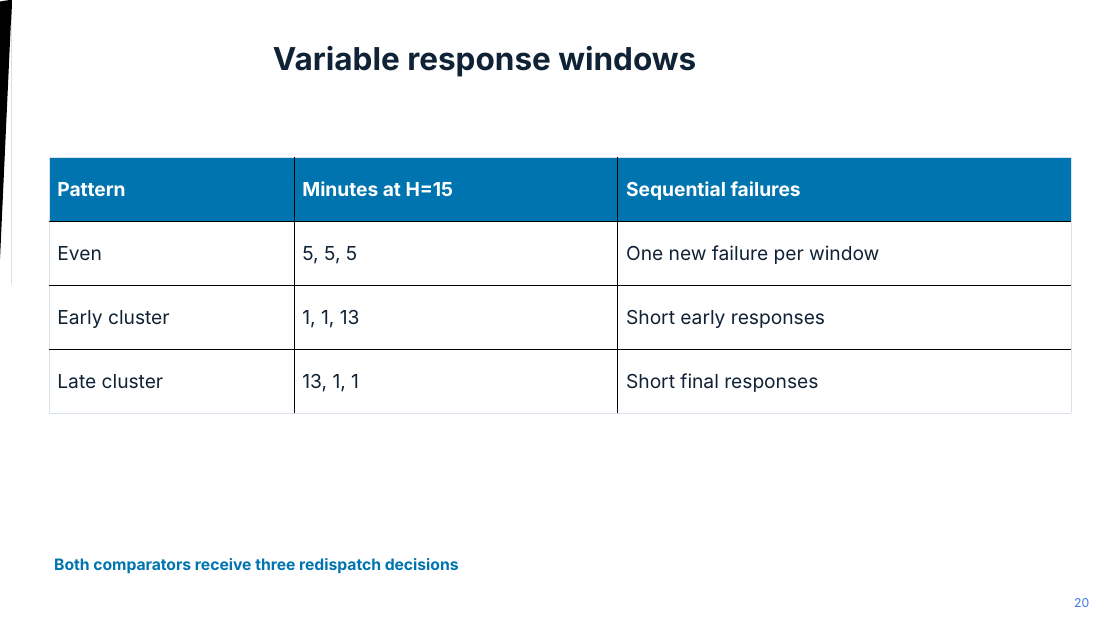
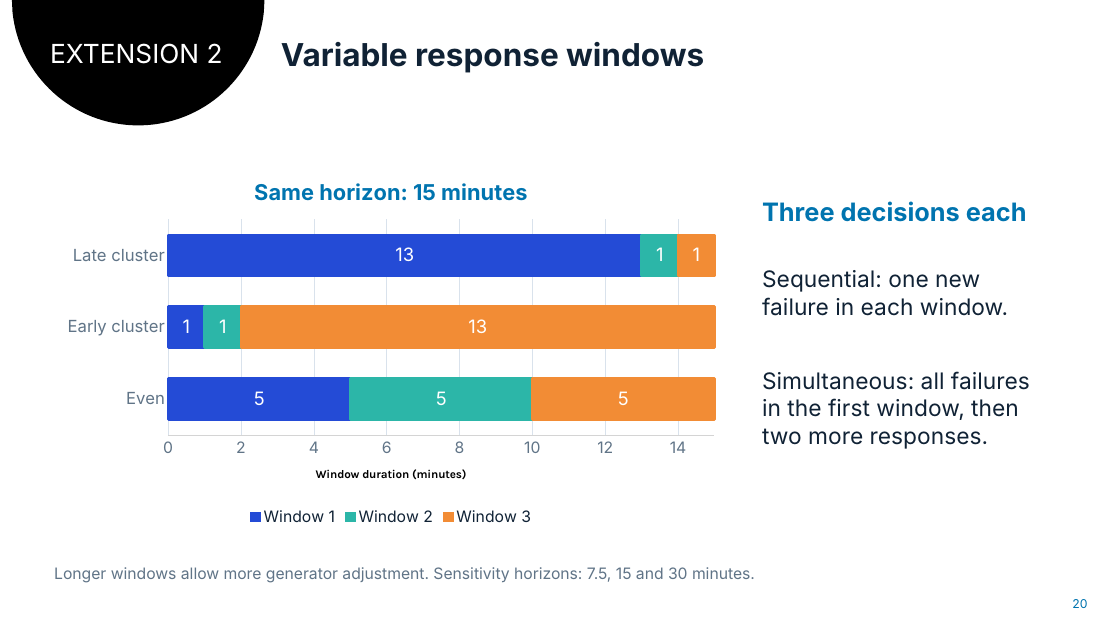
Before and after one commit to Adventurist2/CS637, a slide deck: slide 20 of group-sequin/output/presentation/SEQUIN_Original_Slides_With_Part2.pptx. Drawn at 1120x630 pixels with LibreOffice and Linux fonts; fonts in the diff are those of the drawing. Boxes give left, top, right and bottom in pixels: in the first picture for what was removed or moved away, otherwise in the second. Text is boxed around its words. In the diff, an @@ line names an element or a change of style, - is before the commit and + after.

```diff
--- a/group-sequin/output/presentation/SEQUIN_Original_Slides_With_Part2.pptx
+++ b/group-sequin/output/presentation/SEQUIN_Original_Slides_With_Part2.pptx
@@ text added at (50, 43, 223, 64), 22.5 pt, text #FFFFFF @@
+EXTENSION 2
@@ text "Variable response windows": place and size @@
-text "Variable response windows" at (273, 46, 696, 77)
+text "Variable response windows" at (281, 42, 704, 73)
@@ table removed at (49, 158, 1071, 413), 4 rows, 3 columns @@
-Pattern | Minutes at H=15 | Sequential failures
-Even | 5, 5, 5 | One new failure per window
-Early cluster | 1, 1, 13 | Short early responses
-Late cluster | 13, 1, 1 | Short final responses
@@ bar stacked chart added at (55, 161, 728, 530) @@
+title "Same horizon: 15 minutes"
+categories: Even, Early cluster, Late cluster
+Window 1: 5, 1, 13
+Window 2: 5, 1, 1
+Window 3: 5, 13, 1
@@ text added at (762, 201, 1027, 222), 21.8 pt, text #0074AF, bold @@
+Three decisions each
@@ text added at (762, 270, 1008, 316), 19.5 pt, text #102235 @@
+Sequential: one new failure in each window.
@@ text added at (762, 371, 1030, 449), 19.5 pt, text #102235 @@
+Simultaneous: all failures in the first window, then two more responses.
@@ text removed at (54, 558, 459, 574) @@
-Both comparators receive three redispatch decisions
@@ text added at (54, 567, 755, 583), 13.5 pt, text #607487 @@
+Longer windows allow more generator adjustment. Sensitivity horizons: 7.5, 15 and 30 minutes.
@@ text "20" at (1072, 599, 1087, 608): text colour #3E7BE6 to #0074AF @@
```
Also in this commit, not shown: 14 other slides changed, 1 slide added, 1 slide removed, 13 other files.
